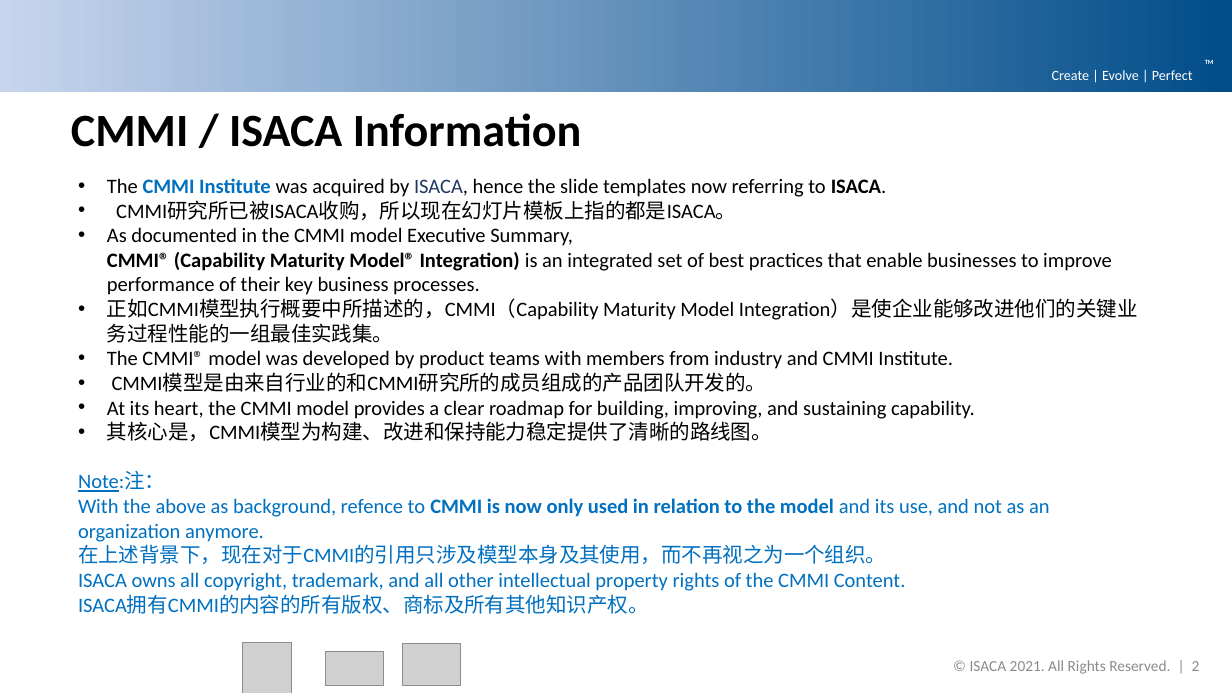
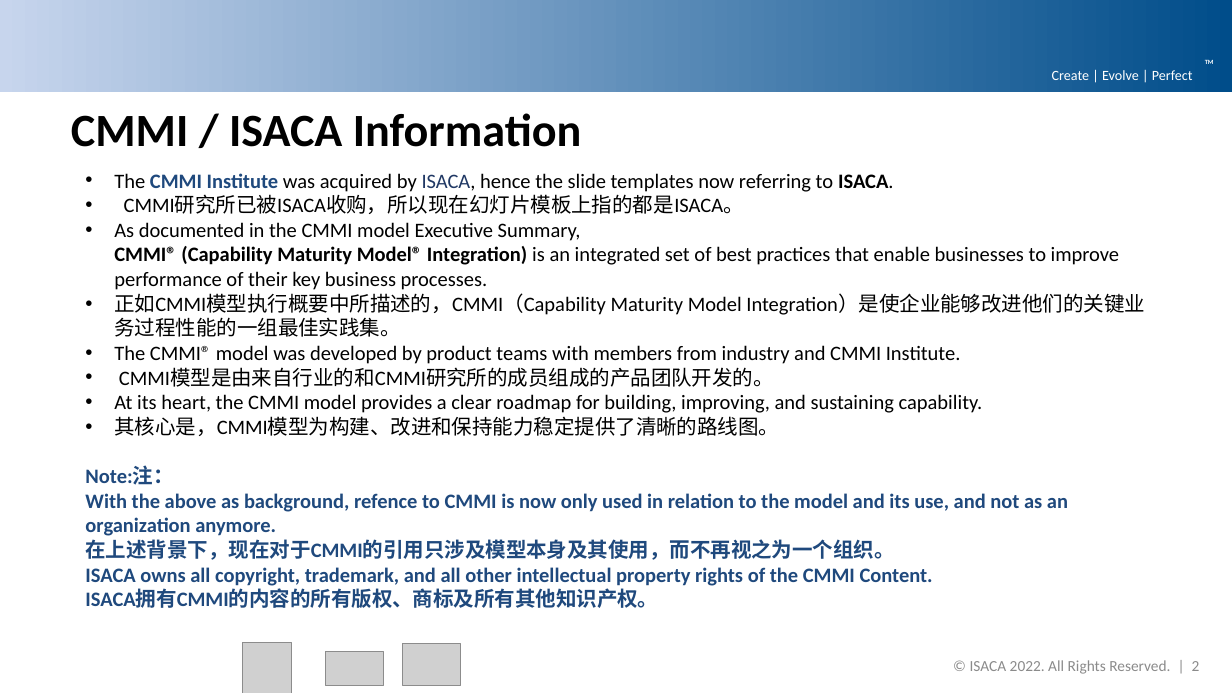
Before and after one commit to DemixTech/CMMITools, a slide deck: slide 2 of 2021-04-12to04-16 (A5) C53517 SoftMARS/21_10v01_MarsBaseAlpha_PreliminaryFindings.pptx. Drawn at 1232x693 pixels with LibreOffice and Linux fonts; fonts in the diff are those of the drawing; grey boxes stand for pictures; background and template pictures are left out. Boxes give left, top, right and bottom in pixels: in the first picture for what was removed or moved away, otherwise in the second. Text is boxed around its words. In the diff, an @@ line names an element or a change of style, - is before the commit and + after.

Commit message:
Demix Process Improvements #10
Update list (All presentation, and Plans)
1) pptxCover B26 changed CMMI Institute to ISACA, B30 changed SCAMPI to CMMI® Benchmark.
2) Updated Slide master to ISACA 2022.
3) Changed CN colour to #1F497D.
4) Added CN to Performance report, Ratings, and Team signature page.
5) Updated flags with India (Alphabetically)
6) Updated CMMI Dev logo
7) Changed "Chinese name" to "Indigenous name" and updated pptx. links.
8) Changed CN 'weakness "弱点" to "弱项".
9) Added and optional Agenda slide at the back for those who wants to use it.

```diff
--- a/2021-04-12to04-16 (A5) C53517 SoftMARS/21_10v01_MarsBaseAlpha_PreliminaryFindings.pptx
+++ b/2021-04-12to04-16 (A5) C53517 SoftMARS/21_10v01_MarsBaseAlpha_PreliminaryFindings.pptx
@@ text "The CMMI Institute was acquired ...": place and size @@
-text "The CMMI Institute was acquired ..." at (78, 178, 1138, 614)
+text "The CMMI Institute was acquired ..." at (85, 173, 1145, 608)
@@ text at (85, 173, 1068, 608): text colour #0070C0 to #1F497D in "CMMI Institute", "Note:注：", "With the above as background, refence to ...", "在上述背景下，现在对于CMMI的引用只涉及模型本身及其使用，而不再视之为一个组织。" and 2 more places; bold on in "Note:注：", "With the above as background, refence to ...", "在上述背景下，现在对于CMMI的引用只涉及模型本身及其使用，而不再视之为一个组织。", "ISACA owns all copyright, trademark, and all ..." and 1 more places; underline off in "Note:注：" @@
@@ text at (970, 660, 1200, 674): text changed @@
-© ISACA 2021. All Rights Reserved. | 2
+© ISACA 2022. All Rights Reserved. | 2
```
Also in this commit, not shown: 24 other slides changed, 12 other files.
